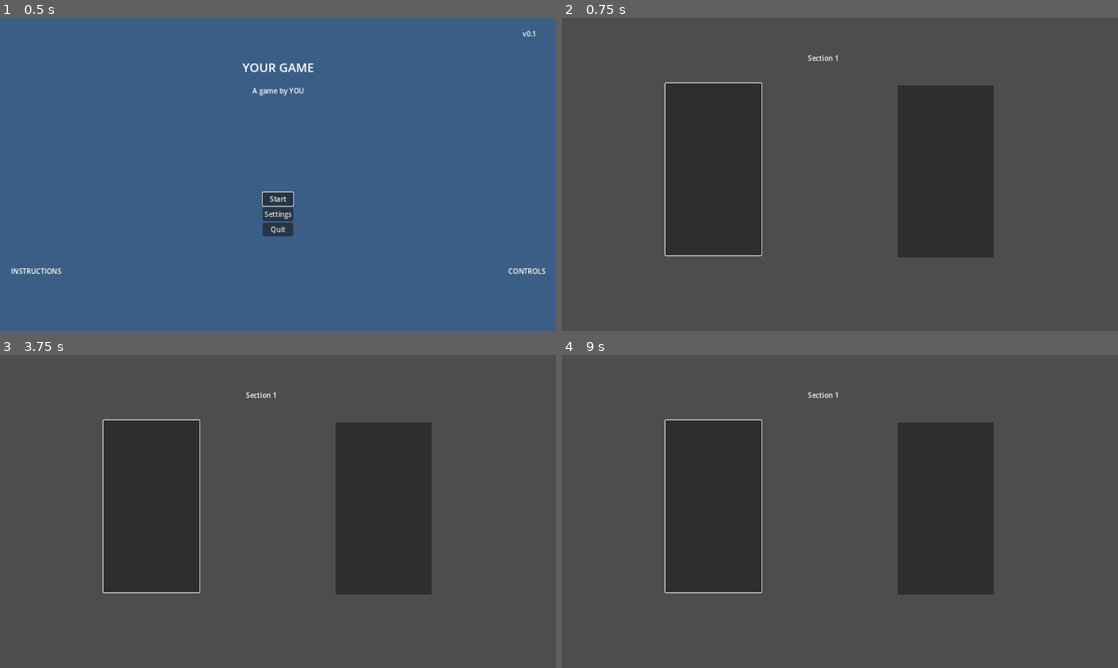
Above: before the commit, frames 1-4 (two rows, left to right).
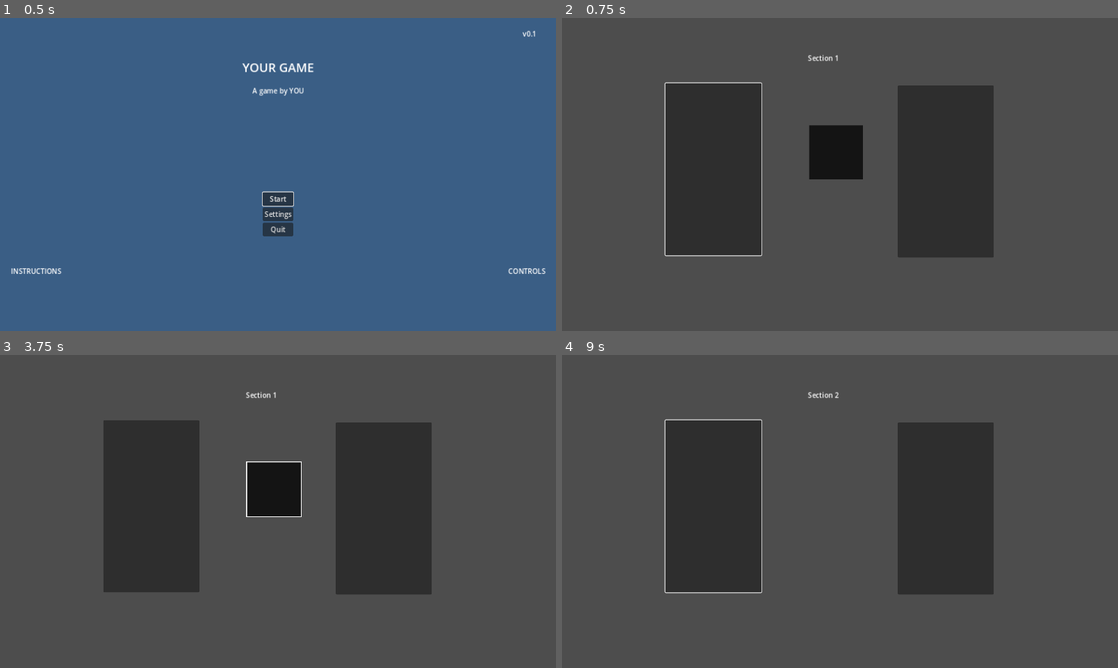
Above: after the commit, the same moments.

Repository: Maoaii/Descent-into-Survival
Game: Godot game, scene res://main_menu/main_menu.tscn
Same seed, same stepped clock (60 frames per second), same inputs: the game is played once before the commit and once after it.
Inputs (mouse positions are in pixels of both pictures, inside the frame that each line leads up to):
- Up to frame 1 (0.5 s): no input
- Up to frame 2 (0.75 s): click "Start" at 0.5 s
- Up to frame 3 (3.75 s): click (150, 505) at 1.25 s; click (383, 508) at 2 s; click (150, 505) at 2.75 s; click (272, 489) at 3.52 s
- Up to frame 4 (9 s): click (945, 508) at 4.25 s; click (712, 505) at 5 s; click (834, 489) at 5.77 s; click (945, 508) at 6.5 s; tap Enter (ui_accept) at 7.25, 7.52, 8.75 s; move the mouse to (962, 495) at 7.27 s; click (962, 495) at 7.35 s; click (834, 489) at 8.02 s; move the mouse to (728, 527) at 8.77 s; click (728, 527) at 8.85 s

Frame 1 is identical in both runs. In frame 2, 1.7% of the frame differs, in the area x 44-55%, y 34-52%; in frame 3, 2.1%, in the area x 18-55%, y 20-77%; in frame 4, less than 0.1%.

Commit message:
player movement and object focus working

Diff:
--- /dev/null
+++ b/main_scenes/box.tscn
@@ -0,0 +1,10 @@
+[gd_scene load_steps=3 format=3 uid="uid://bydmpxfqxgp00"]
+
+[ext_resource type="Texture2D" uid="uid://t6juwfc87751" path="res://assets/box.png" id="1_utl5l"]
+[ext_resource type="Texture2D" uid="uid://cxsqicj16bf6t" path="res://assets/box_focus.png" id="2_ad8gt"]
+
+[node name="Box" type="TextureButton"]
+offset_right = 40.0
+offset_bottom = 40.0
+texture_normal = ExtResource("1_utl5l")
+texture_focused = ExtResource("2_ad8gt")
--- a/main_scenes/section.tscn
+++ b/main_scenes/section.tscn
@@ -1,26 +1,20 @@
-[gd_scene load_steps=3 format=3 uid="uid://do6xky05iugqd"]
+[gd_scene load_steps=4 format=3 uid="uid://do6xky05iugqd"]
 
 [ext_resource type="Script" path="res://main_scripts/section.gd" id="1_nmgfi"]
 [ext_resource type="PackedScene" uid="uid://c3qxxiq1w6lbq" path="res://main_scenes/interactable_path_button.tscn" id="2_ekgju"]
+[ext_resource type="PackedScene" uid="uid://bydmpxfqxgp00" path="res://main_scenes/box.tscn" id="3_r42x3"]
 
-[node name="Section1" type="Node2D" node_paths=PackedStringArray("focused_entity") groups=["Section"]]
+[node name="Section1" type="Control" node_paths=PackedStringArray("focused_entity") groups=["Section"]]
+layout_mode = 3
+anchors_preset = 15
+anchor_right = 1.0
+anchor_bottom = 1.0
+grow_horizontal = 2
+grow_vertical = 2
 script = ExtResource("1_nmgfi")
-focused_entity = NodePath("Paths/LeftPath")
+focused_entity = NodePath("LeftPath")
 
-[node name="Label" type="Label" parent="."]
-offset_left = 566.0
-offset_top = 81.0
-offset_right = 636.0
-offset_bottom = 107.0
-text = "Section 1"
-
-[node name="Paths" type="Control" parent="."]
-layout_mode = 3
-anchors_preset = 0
-offset_right = 40.0
-offset_bottom = 40.0
-
-[node name="LeftPath" parent="Paths" instance=ExtResource("2_ekgju")]
+[node name="LeftPath" parent="." instance=ExtResource("2_ekgju")]
 layout_mode = 0
 offset_left = 238.0
 offset_top = 150.0
@@ -28,10 +22,25 @@
 offset_bottom = 546.0
 next_area = "res://main_scenes/section2.tscn"
 
-[node name="RightPath" parent="Paths" instance=ExtResource("2_ekgju")]
+[node name="RightPath" parent="." instance=ExtResource("2_ekgju")]
 layout_mode = 0
 offset_left = 773.0
 offset_top = 155.0
 offset_right = 994.0
 offset_bottom = 551.0
 next_area = "res://main_scenes/section3.tscn"
+
+[node name="Box" parent="." instance=ExtResource("3_r42x3")]
+layout_mode = 0
+offset_left = 567.0
+offset_top = 245.0
+offset_right = 695.0
+offset_bottom = 373.0
+
+[node name="Label" type="Label" parent="."]
+layout_mode = 0
+offset_left = 566.0
+offset_top = 81.0
+offset_right = 636.0
+offset_bottom = 107.0
+text = "Section 1"
--- a/main_scenes/section2.tscn
+++ b/main_scenes/section2.tscn
@@ -3,24 +3,15 @@
 [ext_resource type="Script" path="res://main_scripts/section.gd" id="1_aubvr"]
 [ext_resource type="PackedScene" uid="uid://c3qxxiq1w6lbq" path="res://main_scenes/interactable_path_button.tscn" id="1_v0ks6"]
 
-[node name="Section2" type="Node2D" node_paths=PackedStringArray("focused_entity") groups=["Section"]]
-script = ExtResource("1_aubvr")
-focused_entity = NodePath("Paths/LeftPath")
-
-[node name="Label" type="Label" parent="."]
-offset_left = 566.0
-offset_top = 81.0
-offset_right = 636.0
-offset_bottom = 107.0
-text = "Section 2"
-
-[node name="Paths" type="Control" parent="."]
+[node name="Section2" type="Control" node_paths=PackedStringArray("focused_entity") groups=["Section"]]
 layout_mode = 3
 anchors_preset = 0
 offset_right = 40.0
 offset_bottom = 40.0
+script = ExtResource("1_aubvr")
+focused_entity = NodePath("LeftPath")
 
-[node name="LeftPath" parent="Paths" instance=ExtResource("1_v0ks6")]
+[node name="LeftPath" parent="." instance=ExtResource("1_v0ks6")]
 layout_mode = 0
 offset_left = 238.0
 offset_top = 150.0
@@ -28,10 +19,18 @@
 offset_bottom = 546.0
 next_area = "res://main_scenes/section.tscn"
 
-[node name="RightPath" parent="Paths" instance=ExtResource("1_v0ks6")]
+[node name="RightPath" parent="." instance=ExtResource("1_v0ks6")]
 layout_mode = 0
 offset_left = 773.0
 offset_top = 155.0
 offset_right = 994.0
 offset_bottom = 551.0
 next_area = "res://main_scenes/section3.tscn"
+
+[node name="Label" type="Label" parent="."]
+layout_mode = 0
+offset_left = 566.0
+offset_top = 81.0
+offset_right = 636.0
+offset_bottom = 107.0
+text = "Section 2"
--- a/main_scenes/section3.tscn
+++ b/main_scenes/section3.tscn
@@ -3,33 +3,34 @@
 [ext_resource type="PackedScene" uid="uid://c3qxxiq1w6lbq" path="res://main_scenes/interactable_path_button.tscn" id="1_e2klb"]
 [ext_resource type="Script" path="res://main_scripts/section.gd" id="1_sv1bp"]
 
-[node name="Section3" type="Node2D" node_paths=PackedStringArray("focused_entity") groups=["Section"]]
-script = ExtResource("1_sv1bp")
-focused_entity = NodePath("Paths/LeftPath")
-
-[node name="Label" type="Label" parent="."]
-offset_left = 566.0
-offset_top = 81.0
-offset_right = 636.0
-offset_bottom = 107.0
-text = "Section 3"
-
-[node name="Paths" type="Control" parent="."]
+[node name="Section3" type="Control" node_paths=PackedStringArray("focused_entity") groups=["Section"]]
 layout_mode = 3
 anchors_preset = 0
 offset_right = 40.0
 offset_bottom = 40.0
+script = ExtResource("1_sv1bp")
+focused_entity = NodePath("LeftPath")
 
-[node name="LeftPath" parent="Paths" instance=ExtResource("1_e2klb")]
+[node name="LeftPath" parent="." instance=ExtResource("1_e2klb")]
+layout_mode = 0
 offset_left = 238.0
 offset_top = 150.0
 offset_right = 459.0
 offset_bottom = 546.0
 next_area = "res://main_scenes/section.tscn"
 
-[node name="RightPath" parent="Paths" instance=ExtResource("1_e2klb")]
+[node name="RightPath" parent="." instance=ExtResource("1_e2klb")]
+layout_mode = 0
 offset_left = 773.0
 offset_top = 155.0
 offset_right = 994.0
 offset_bottom = 551.0
 next_area = "res://main_scenes/section2.tscn"
+
+[node name="Label" type="Label" parent="."]
+layout_mode = 0
+offset_left = 566.0
+offset_top = 81.0
+offset_right = 636.0
+offset_bottom = 107.0
+text = "Section 3"
--- a/main_scripts/interactable_path_button.gd
+++ b/main_scripts/interactable_path_button.gd
@@ -13,4 +13,4 @@
 	if not changing_area:
 		changing_area = true
 		get_tree().get_first_node_in_group("GameManager").change_area(loaded_next_area)
-		get_parent().get_parent().queue_free()
+		get_parent().queue_free()
--- a/main_scripts/section.gd
+++ b/main_scripts/section.gd
@@ -1,4 +1,4 @@
-extends Node2D
+extends Control
 
 @export var focused_entity: Control
 
Binary file added: assets/box.png
Not shown, added: assets/box.png.import
Binary file added: assets/box_focus.png
Not shown, added: assets/box_focus.png.import
